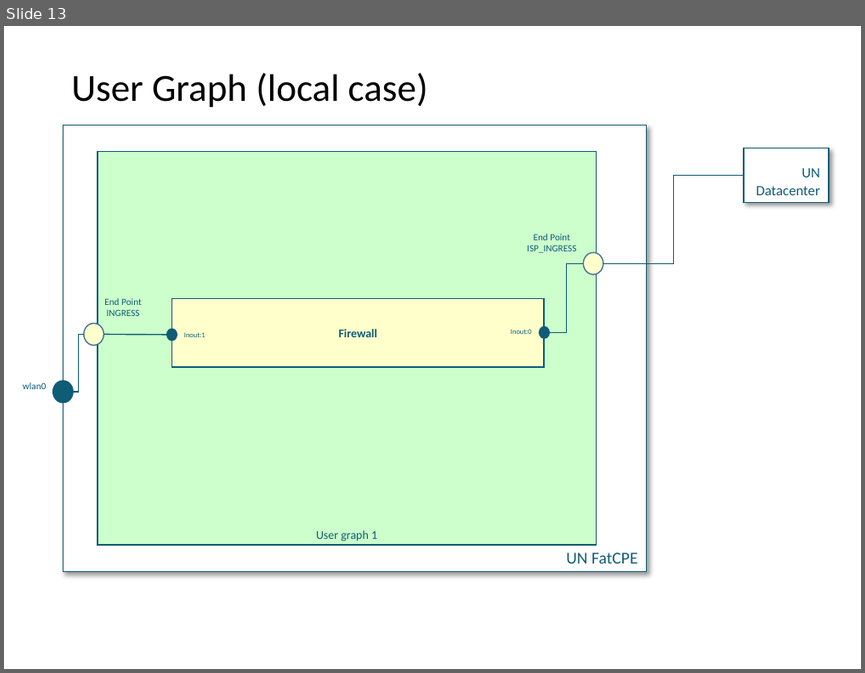
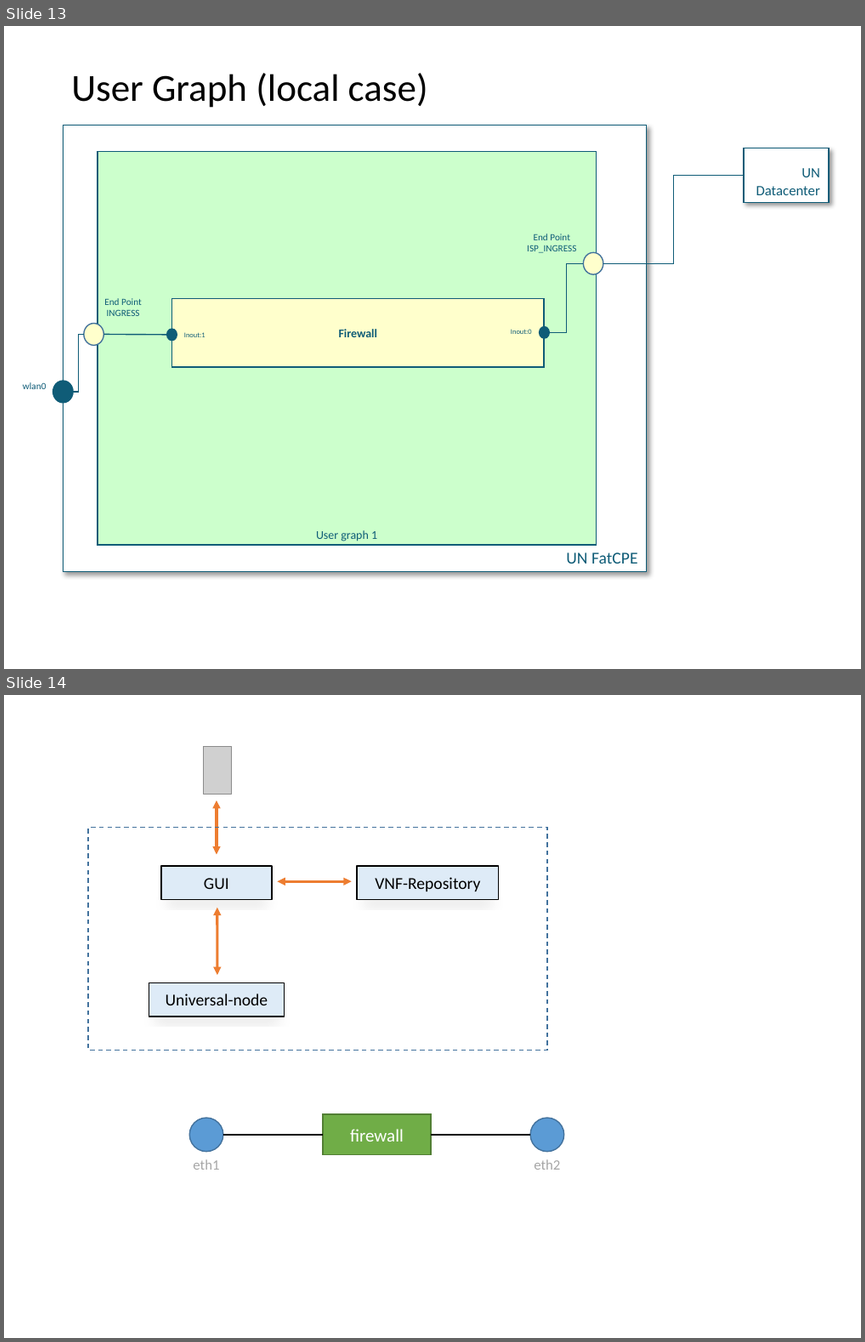
Before and after one commit to netgroup-polito/un-orchestrator, a slide deck: images/Pictures.pptx. Shown one above the other, each under a label of ours: slide 13 before the commit, slides 13 and 14 after it. The pictures are 865x673 and 865x1342 pixels, drawn with LibreOffice and Linux fonts; fonts in the diff are those of the drawing; grey boxes stand for pictures. Boxes give left, top, right and bottom in pixels: in the first picture for what was removed or moved away, otherwise in the second. Text is boxed around its words. In the diff, an @@ line names an element or a change of style, - is before the commit and + after.

```diff
--- a/images/Pictures.pptx
+++ b/images/Pictures.pptx
@@ slide 14 added at (4,695,861,1338), background #FFFFFF @@
@@ picture added at (203,746,231,794) @@
@@ double arrow added from (216, 854) to (216, 800), #ED7D31 2.25 pt @@
@@ rectangle added at (88,828,546,1050), outline #43739E 1 pt dashed @@
@@ rectangle added at (161,866,273,899), fill #DEEBF7, outline #000000 1 pt, 14 pt, text #000000 @@
+GUI
@@ rectangle added at (357,866,499,899), fill #DEEBF7, outline #000000 1 pt, 14 pt, text #000000 @@
+VNF-Repository
@@ double arrow added from (352, 882) to (278, 882), #ED7D31 2.25 pt @@
@@ double arrow added from (217, 975) to (217, 907), #ED7D31 2.25 pt @@
@@ rectangle added at (148,983,284,1016), fill #DEEBF7, outline #000000 1 pt, 14 pt, text #000000 @@
+Universal-node
@@ ellipse added at (190,1117,223,1151), fill #5B9BD5, outline #43739E 1 pt @@
@@ rectangle added at (323,1114,431,1154), fill #70AD47, outline #538035 1 pt, 15 pt, text #FFFFFF @@
+firewall
@@ ellipse added at (530,1117,563,1151), fill #5B9BD5, outline #43739E 1 pt @@
@@ line added from (223, 1134) to (323, 1134), #000000 1 pt @@
@@ line added from (431, 1134) to (530, 1134), #000000 1 pt @@
@@ text added at (193,1159,219,1169), 12 pt, text #A6A6A6 @@
+eth1
@@ text added at (534,1159,560,1169), 12 pt, text #A6A6A6 @@
+eth2
```
Also in this commit, not shown: 2 other files.
